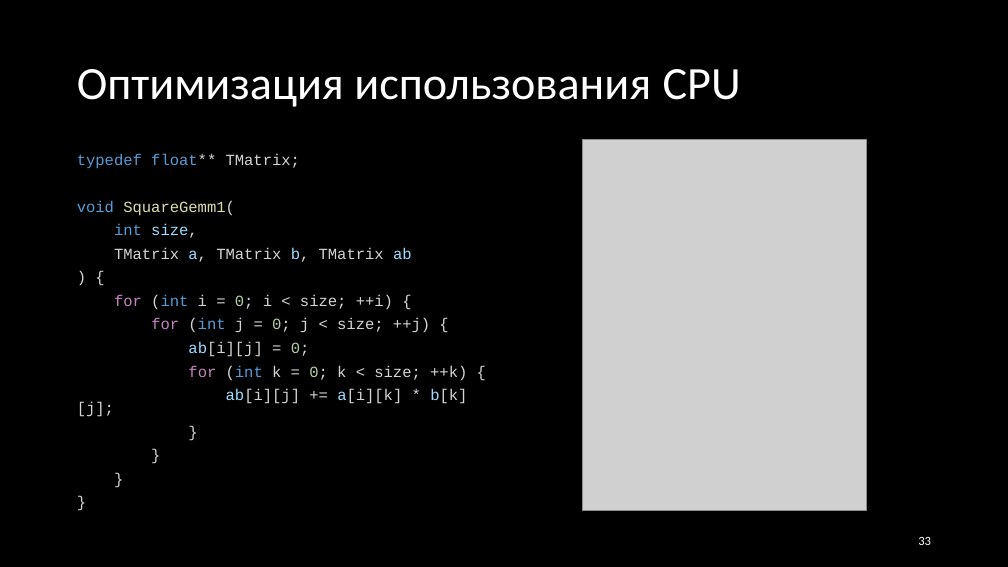
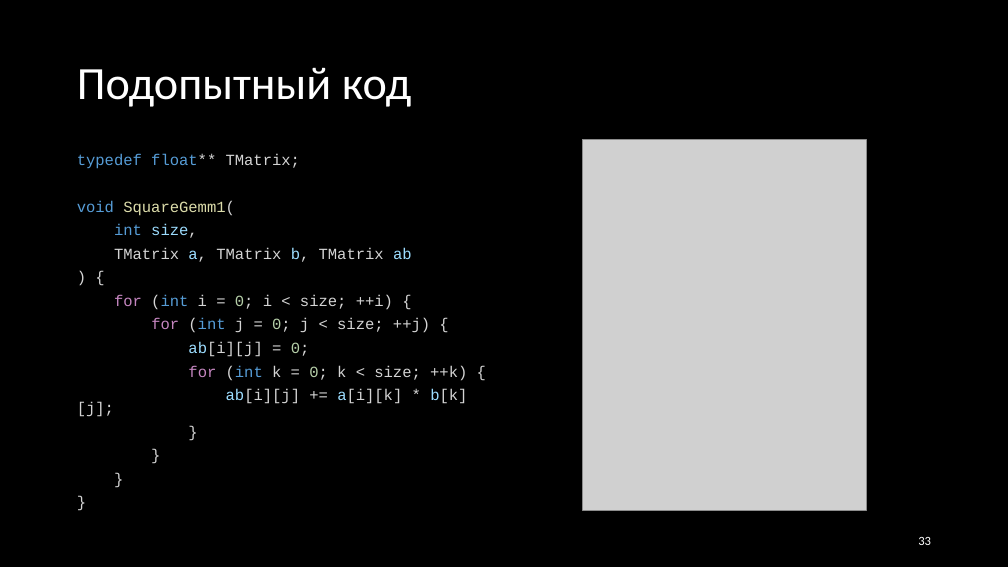
Before and after one commit to Evgueni-Petrov-aka-espetrov/Algorithms-and-Programming-in-C-pptx, a slide deck: slide 33 of 27 Эффективный код.pptx. Drawn at 1008x567 pixels with LibreOffice and Linux fonts; fonts in the diff are those of the drawing; grey boxes stand for pictures. Boxes give left, top, right and bottom in pixels: in the first picture for what was removed or moved away, otherwise in the second. Text is boxed around its words. In the diff, an @@ line names an element or a change of style, - is before the commit and + after.

```diff
--- a/27 Эффективный код.pptx
+++ b/27 Эффективный код.pptx
@@ title at bbox=[77, 67, 412, 107]: text changed @@
-Оптимизация использования CPU
+Подопытный код
```
Also in this commit, not shown: 36 other slides changed, 9 slides added.
